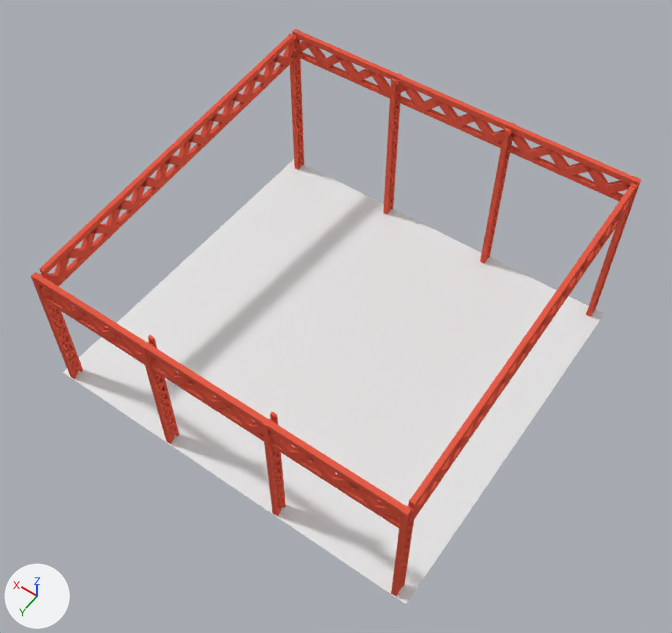
One commit to the Blender file islas_glp.blend: the scene before it, then after it.
Before and after are seen from a 50 mm camera at (-12.8, 18.2, 30.2) aimed at (-0.4, 0.9, 2.9). Every picture has the same lights, and +X, +Y and +Z are marked at lower left.

The first picture shows 'Cubo.000', 'Cubo.001', 'Cubo.002', 'Cubo.003', 'Cubo.005', 'Cubo.006', 'Cubo.007', 'Cubo.008', 'Cubo.009', 'Cubo.010', 'Cubo.020', 'Plano'.
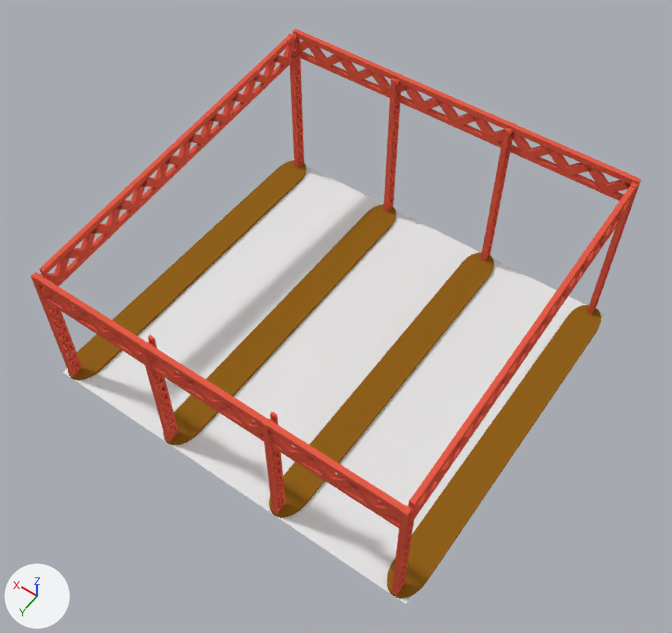
Changed parts and their boxes [x1, y1, x2, y2] in the pictures (672 x 633 px):
'Plano.002', added (brown): after [387, 305, 601, 598]
'Plano.001', added (brown): after [269, 252, 494, 518]
'Cubo.010', moved: before [292, 30, 640, 206]; after [293, 30, 640, 206]
'Plano.003', added (brown): after [163, 204, 396, 445]
'Plano.004', added (brown): after [68, 160, 306, 380]

Edits to the bpy script that builds the scene:
```text
Add mat_material:
    mat_material = diffuse_material('Material')
    mat_material.base_color = (0.288, 0.123, 0.0122)  # brown #92621d
Add me_plano_007:
    me_plano_007.from_pydata(...)  # 42 vertices, 3 faces; spans x -1.0..1.0, y -14.55..0.0, z 0.0
    me_plano_007.materials.append(mat_material)  # brown #92621d
Change ob_cubo_010:
    ob_cubo_010.location: (-0.11, -7.39, 6.79) -> (-0.11, -7.42, 6.79)
Add ob_plano_002:
    ob_plano_002 = bpy.data.objects.new('Plano.002', me_plano_007)
    ob_plano_002.location = (-7.5, 7.5, 0.15)
    ob_plano_002.scale = (0.65, 1.03, 0.75)
    _m = ob_plano_002.modifiers.new('Solidificar', 'SOLIDIFY')
    _m.thickness = 0.2
    _m.nonmanifold_thickness_mode = 'FIXED'
    _m.nonmanifold_merge_threshold = 0.0003
Add ob_plano_001:
    ob_plano_001 = bpy.data.objects.new('Plano.001', me_plano_007.copy())
    ob_plano_001.location = (-2.5, 7.5, 0.15)
    ob_plano_001.scale = (0.65, 1.03, 0.75)
    _m = ob_plano_001.modifiers.new('Solidificar', 'SOLIDIFY')
    _m.thickness = 0.2
    _m.nonmanifold_thickness_mode = 'FIXED'
    _m.nonmanifold_merge_threshold = 0.0003
Add ob_plano_003:
    ob_plano_003 = bpy.data.objects.new('Plano.003', me_plano_007.copy())
    ob_plano_003.location = (2.5, 7.5, 0.15)
    ob_plano_003.scale = (0.65, 1.03, 0.75)
    _m = ob_plano_003.modifiers.new('Solidificar', 'SOLIDIFY')
    _m.thickness = 0.2
    _m.nonmanifold_thickness_mode = 'FIXED'
    _m.nonmanifold_merge_threshold = 0.0003
Add ob_plano_004:
    ob_plano_004 = bpy.data.objects.new('Plano.004', me_plano_007.copy())
    ob_plano_004.location = (7.5, 7.5, 0.15)
    ob_plano_004.scale = (0.65, 1.03, 0.75)
    _m = ob_plano_004.modifiers.new('Solidificar', 'SOLIDIFY')
    _m.thickness = 0.2
    _m.nonmanifold_thickness_mode = 'FIXED'
    _m.nonmanifold_merge_threshold = 0.0003
```
